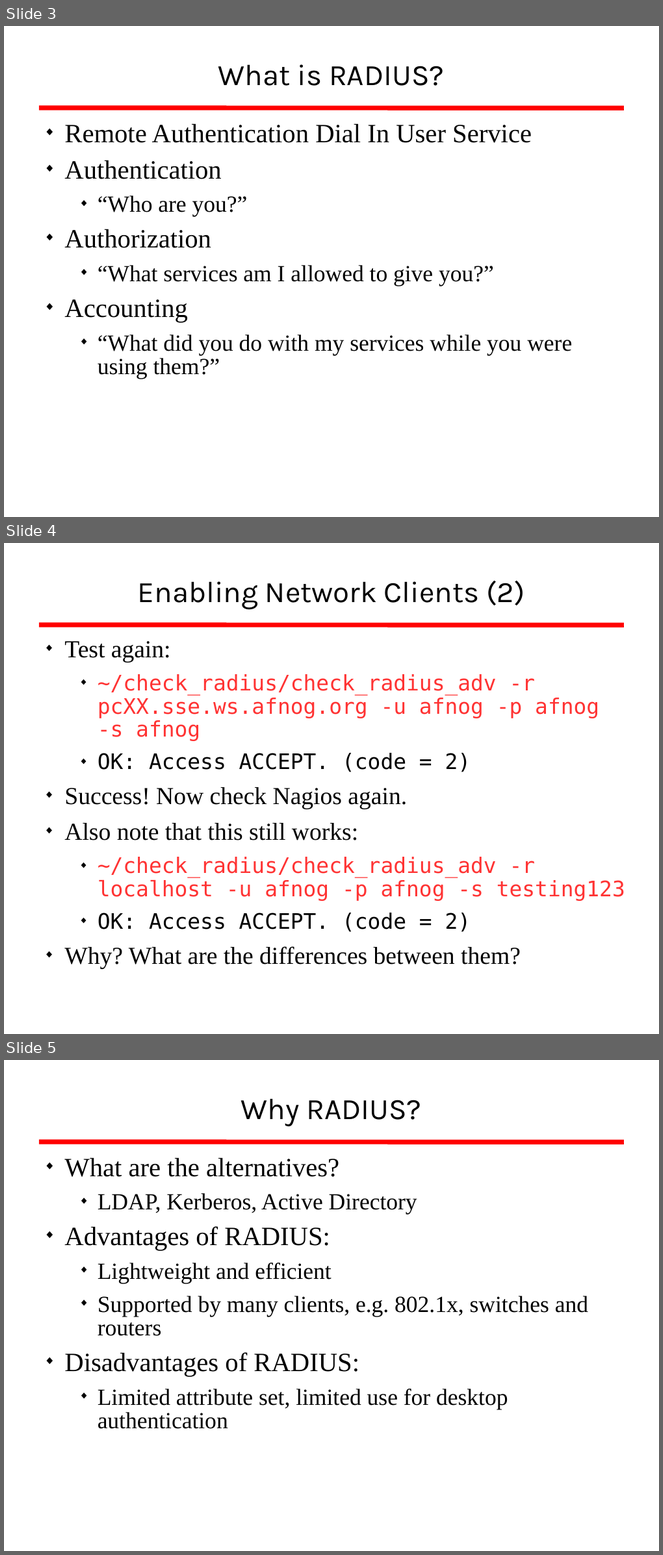
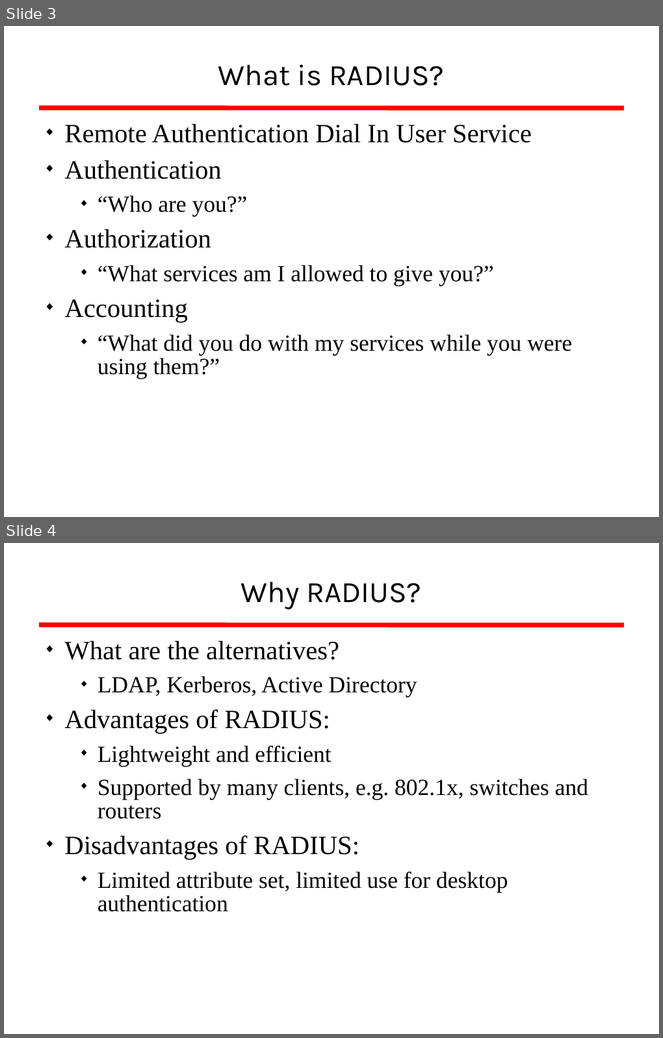
Before and after one commit to afnog/afnog.github.io, a slide deck: sse/radius/radius_presentation.ppt. Shown one above the other, each under a label of ours: slides 3, 4 and 5 before the commit, slides 3 and 4 after it. The pictures are 663x1555 and 663x1038 pixels, drawn with LibreOffice and Linux fonts; fonts in the diff are those of the drawing; background and template pictures are left out. Boxes give left, top, right and bottom in pixels: in the first picture for what was removed or moved away, otherwise in the second. Text is boxed around its words. In the diff, an @@ line names an element or a change of style, - is before the commit and + after.

```diff
--- a/sse/radius/radius_presentation.ppt
+++ b/sse/radius/radius_presentation.ppt
@@ slide 4 removed at (4,543,659,1034), background #FFFFFF; not listed: 1 template element that a slide beside it also shows @@
@@ title removed at (138,581,525,609) @@
-Enabling Network Clients (2)
@@ text removed at (64,641,625,969) @@
-◆ Test again:
-  ◆ ~/check_radius/check_radius_adv -r pcXX.sse.ws.afnog.org -u afnog -p afnog -s afnog
-  ◆ OK: Access ACCEPT. (code = 2)
-◆ Success! Now check Nagios again.
-◆ Also note that this still works:
-  ◆ ~/check_radius/check_radius_adv -r localhost -u afnog -p afnog -s testing123
-  ◆ OK: Access ACCEPT. (code = 2)
-◆ Why? What are the differences between them?
@@ what was slide 5 is now slide 4 @@
```
Also in this commit, not shown: 5 slides changed, 35 slides added, 15 other slides removed.
